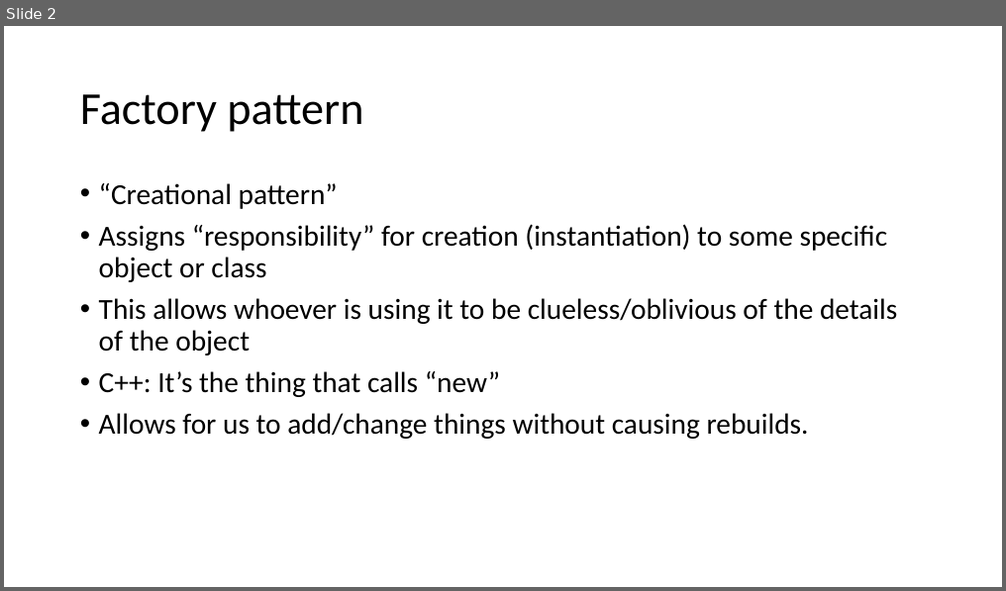
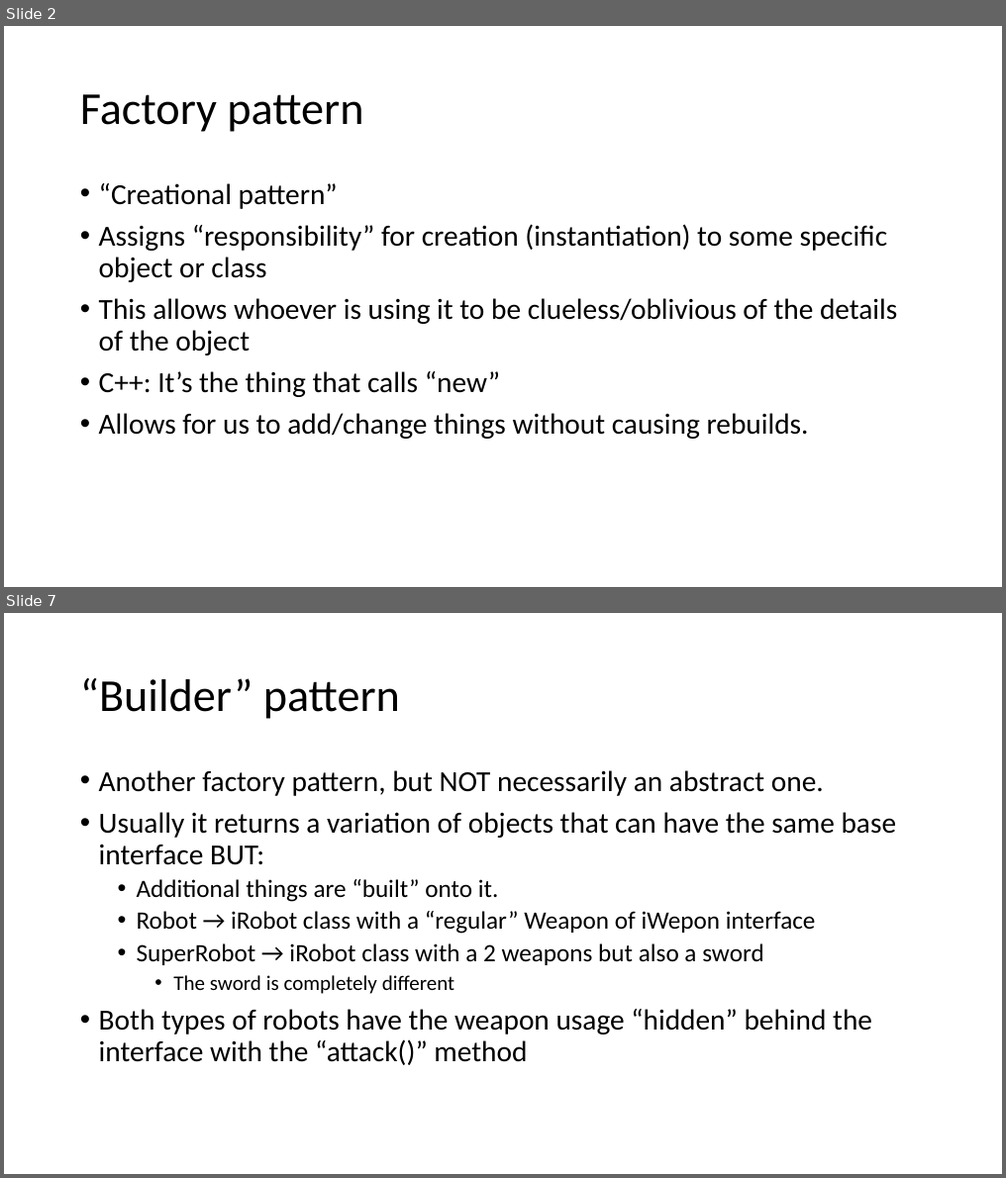
Before and after one commit to yellowflash07/GDP202324, a slide deck: 6044_FramPat/D2D/W02/Factory Patterns (Abstract Factory, Builder).pptx. Shown one above the other, each under a label of ours: slide 2 before the commit, slides 2 and 7 after it; the slides between them are not shown. The pictures are 1006x591 and 1006x1178 pixels, drawn with LibreOffice and Linux fonts; fonts in the diff are those of the drawing. Boxes give left, top, right and bottom in pixels: in the first picture for what was removed or moved away, otherwise in the second. Text is boxed around its words. In the diff, an @@ line names an element or a change of style, - is before the commit and + after.

```diff
--- a/6044_FramPat/D2D/W02/Factory Patterns (Abstract Factory, Builder).pptx
+++ b/6044_FramPat/D2D/W02/Factory Patterns (Abstract Factory, Builder).pptx
@@ slide 7 added at [4,613,1002,1174], background #FFFFFF @@
@@ title added at [80,678,400,719], 44 pt, text #000000 @@
+“Builder” pattern
@@ text added at [99,770,897,1065], 28 pt, text #000000 @@
+• Another factory pattern, but NOT necessarily an abstract one.
+• Usually it returns a variation of objects that can have the same base interface BUT:
+  • Additional things are “built” onto it.
+  • Robot → iRobot class with a “regular” Weapon of iWepon interface
+  • SuperRobot → iRobot class with a 2 weapons but also a sword
+    • The sword is completely different
+• Both types of robots have the weapon usage “hidden” behind the interface with the “attack()” method
```
Also in this commit, not shown: 1 slide changed, 3 other slides added, 29 other files.
